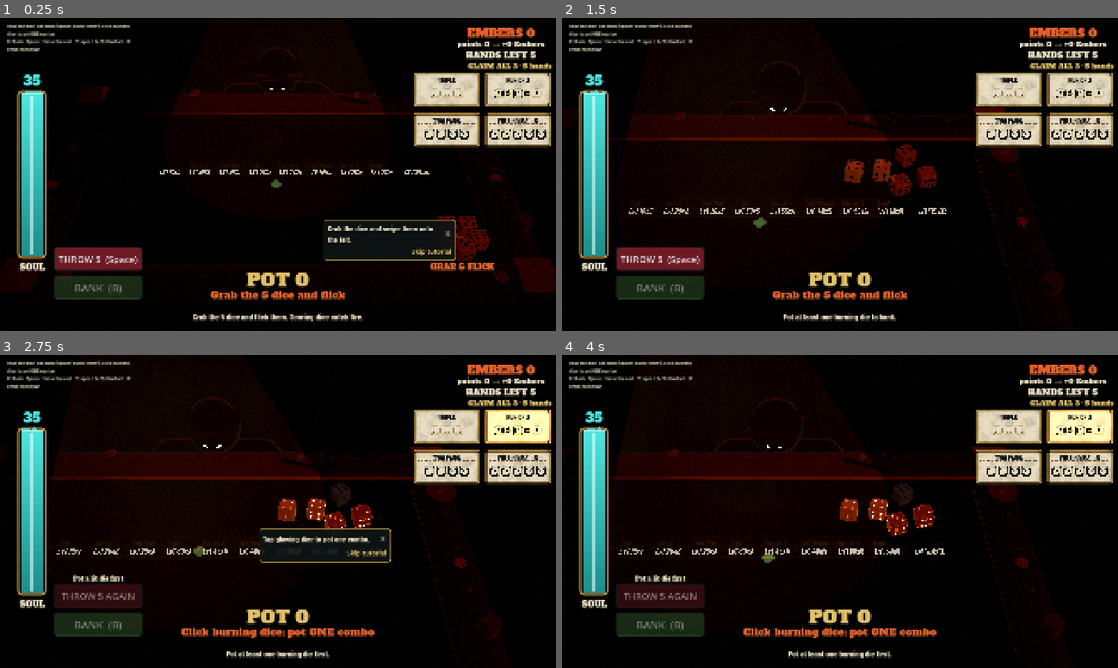
Above: before the commit, frames 1-4 (two rows, left to right).
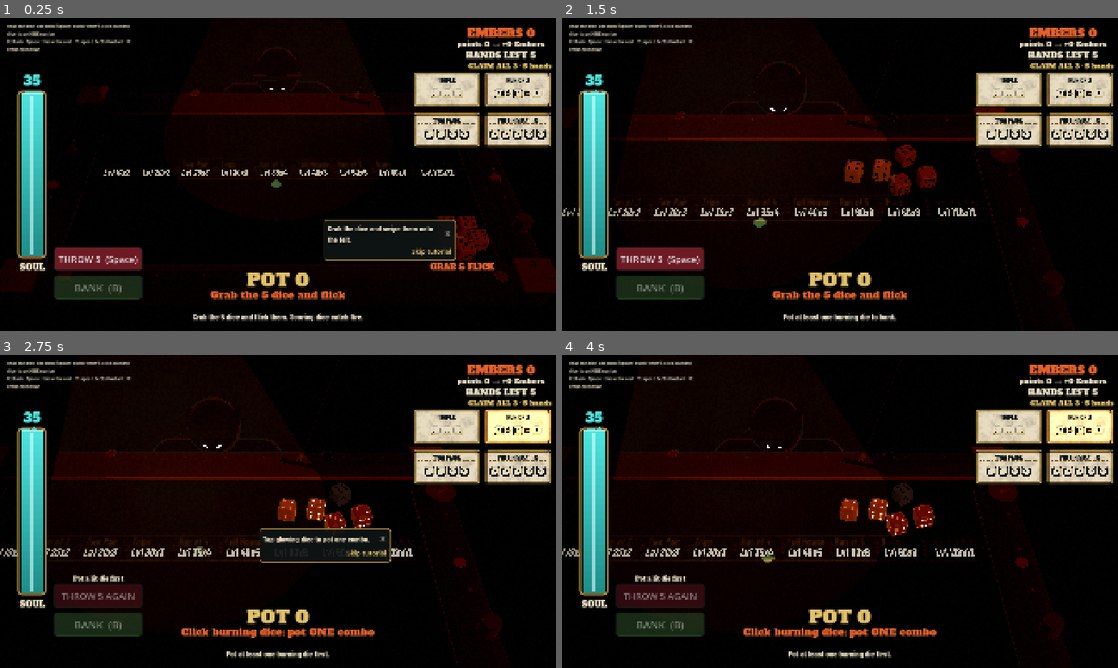
Above: after the commit, the same moments.

Repository: cashdvs/rogue-craps
Game: Godot game, scene res://scenes/bonfire.tscn
Two runs of this game, one before a commit and one after it. Both use one fixed random seed, a clock stepped at 60 frames per second and the inputs below. This scene is started directly instead of the project's main scene.
Inputs (mouse positions are in pixels of both pictures, inside the frame that each line leads up to):
- Up to frame 1 (0.25 s): no input
- Up to frame 2 (1.5 s): click "THROW 5 (Space)" at 0.5 s; tap Enter at 1.25 s; move the mouse to (962, 158) at 1.27 s; hold Up from 1.28 s (still down); tap B at 1.35 s; click (962, 158) at 1.42 s
- Up to frame 3 (2.75 s): tap Space at 1.52 s; release Up at 2 s; click "✕" at 2 s
- Up to frame 4 (4 s): click "✕" at 2.75 s; drag from (728, 527) to (812, 574) at 3.52 s

The runs differ from the first frame. In frame 1, 0.6% of the frame differs, in the area x 18-82%, y 45-52%; in frame 2, 1.1%; in frame 3, 0.8%; in frame 4, 1.3%, in the area x 0-76%, y 57-66%.

Commit message:
Felt band fit: home fits both ends, the reveal glide only the left (Soul meter) end; only windows wider than 16:9 refit, so 1920x1080 keeps the drawn band

Diff:
--- a/scripts/bonfire/bonfire_3d.gd
+++ b/scripts/bonfire/bonfire_3d.gd
@@ -1644,18 +1644,24 @@
 	if felt_combos == null or camera == null:
 		return
 	var vs := get_viewport().get_visible_rect().size
+	# 16:9 and narrower keep the band exactly as the Art Director drew it.
+	if vs.x <= vs.y * 16.0 / 9.0 + 1.0:
+		felt_combos.set_land_fit(1.0, 0.0)
+		return
 	var margin := 8.0 * ui_pt_px(false)
 	var left := margin
 	if soul_meter != null and soul_meter.is_visible_in_tree():
 		left = soul_meter.get_global_rect().end.x + margin
 	# The band must fit every pose the camera takes in play: home, and the
 	# reveal glide (closer in, pivot slid up to cam_follow_clamp each way).
+	# Home must fit both edges; in the glide only the left end (under the
+	# Soul meter) counts, since the right end just runs off the screen.
 	var c := tuning.cam_follow_clamp
 	var close := minf(tuning.cam_reveal_distance, camera.home_distance)
 	var hp := camera.home_pivot
 	var poses: Array = [[hp, camera.home_distance]]
 	for px: float in [-c, 0.0, c]:
-		for pz: float in [-c, c]:
+		for pz: float in [-c, 0.0, c]:
 			poses.append([Vector3(px, 0.0, pz + hp.z), close])
 	# ok[i] is true while size/slide candidate i fits every pose so far.
 	# Candidates: size 100% down to 70%, slide -0.30..+0.30 m in 5 mm steps.
@@ -1672,7 +1678,8 @@
 		camera._apply()
 		for i in ok.size():
 			if ok[i]:
-				ok[i] = felt_combos.land_fits(camera.cam, (100 - i / 121) / 100.0, (i % 121 - 60) * 0.005, left, vs.x - margin)
+				var right := vs.x - margin if pose == poses[0] else INF
+				ok[i] = felt_combos.land_fits(camera.cam, (100 - i / 121) / 100.0, (i % 121 - 60) * 0.005, left, right)
 	camera.position = was_pos
 	camera.distance = was_dist
 	camera.tilt_deg = was_tilt
